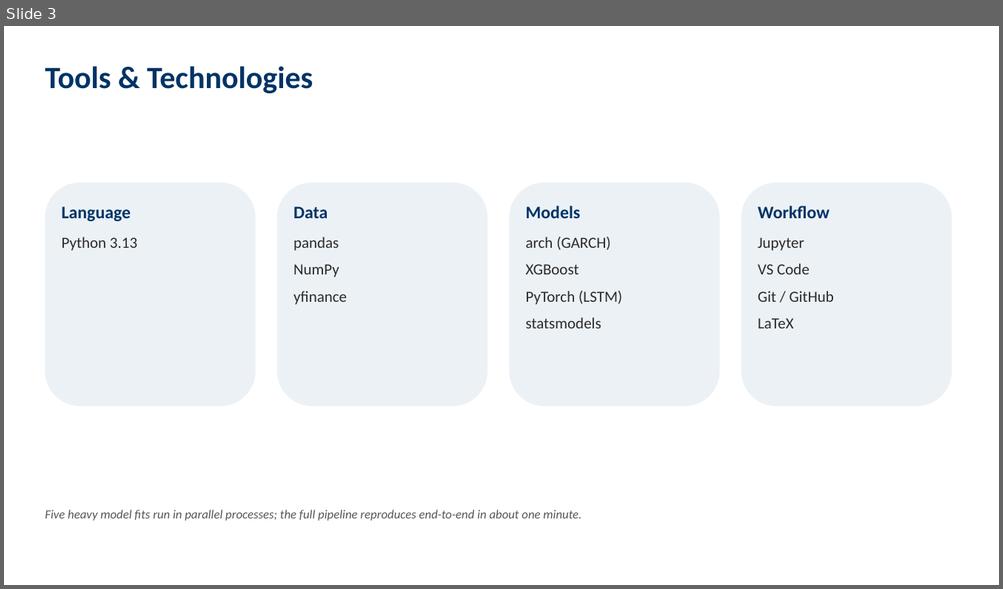
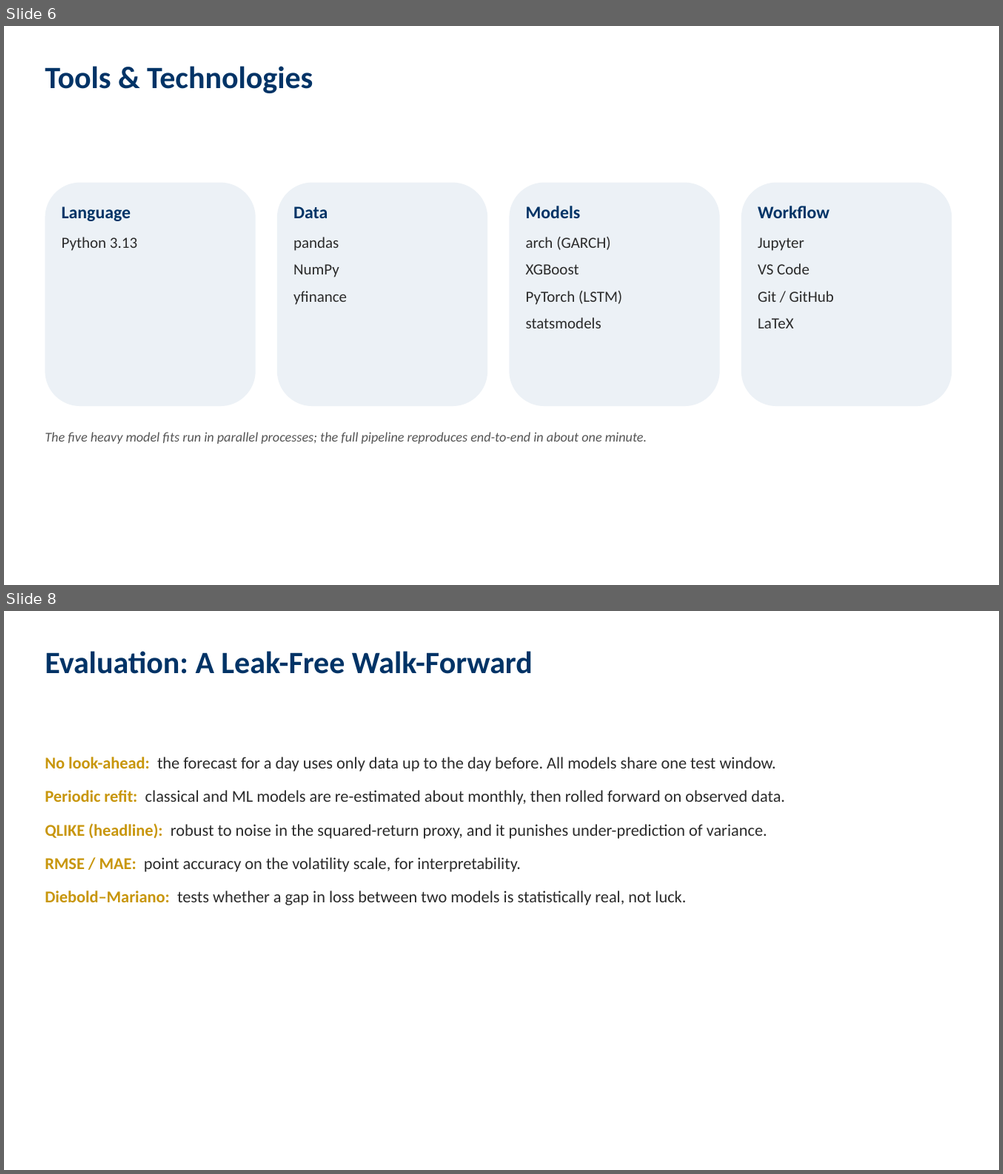
Before and after one commit to iitgF/T9, a slide deck: Project_Video_Presentation.pptx. Shown one above the other, each under a label of ours: slide 3 before the commit, slides 6 and 8 after it; the slides between them are not shown. The pictures are 1003x589 and 1003x1174 pixels, drawn with LibreOffice and Linux fonts; fonts in the diff are those of the drawing. Boxes give left, top, right and bottom in pixels: in the first picture for what was removed or moved away, otherwise in the second. Text is boxed around its words. In the diff, an @@ line names an element or a change of style, - is before the commit and + after.

```diff
--- a/Project_Video_Presentation.pptx
+++ b/Project_Video_Presentation.pptx
@@ slide 8 added at <box>4,611,999,1170</box>, background #FFFFFF @@
@@ text added at <box>45,651,532,674</box>, 30 pt, text #003366, bold @@
+Evaluation: A Leak-Free Walk-Forward
@@ text added at <box>45,757,785,906</box>, 16 pt, text #2B2B2B @@
+No look-ahead: the forecast for a day uses only data up to the day before. All models share one test window.
+Periodic refit: classical and ML models are re-estimated about monthly, then rolled forward on observed data.
+QLIKE (headline): robust to noise in the squared-return proxy, and it punishes under-prediction of variance.
+RMSE / MAE: point accuracy on the volatility scale, for interpretability.
+Diebold–Mariano: tests whether a gap in loss between two models is statistically real, not luck.
@@ what was slide 3 is now slide 6 @@
@@ slide 6 changed as well @@
@@ text at <box>45,432,646,444</box>: text changed; size 12 to 13 pt @@
-Five heavy model fits run in parallel processes; the full pipeline reproduces end-to-end in about one minute.
+The five heavy model fits run in parallel processes; the full pipeline reproduces end-to-end in about one minute.
```
Also in this commit, not shown: 5 other slides changed, 5 other slides added, 2 slides removed, 1 other file.
